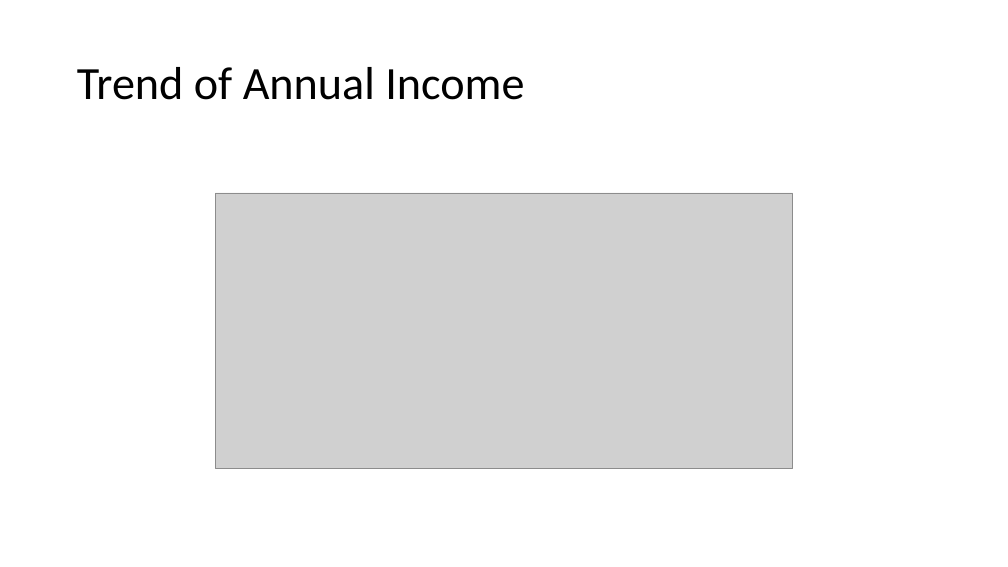
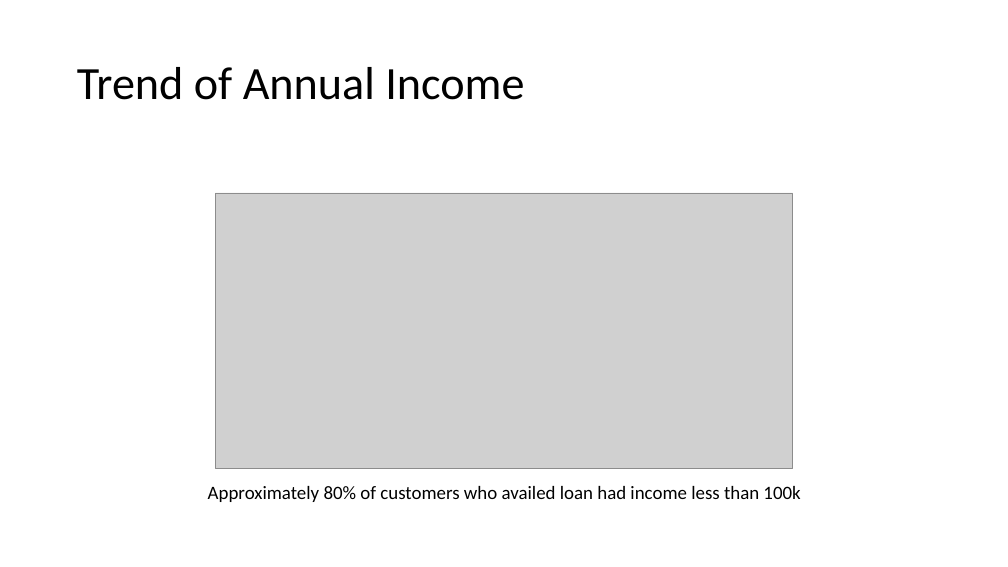
Before and after one commit to vjereme/Lending_Club_CaseStudy, a slide deck: slide 10 of Lending_Club_CaseStudy_Syed_Jereme.pptx (slide 12 before the commit). Drawn at 1008x567 pixels with LibreOffice and Linux fonts; fonts in the diff are those of the drawing; grey boxes stand for pictures. Boxes give left, top, right and bottom in pixels: in the first picture for what was removed or moved away, otherwise in the second. Text is boxed around its words. In the diff, an @@ line names an element or a change of style, - is before the commit and + after.

```diff
--- a/Lending_Club_CaseStudy_Syed_Jereme.pptx
+++ b/Lending_Club_CaseStudy_Syed_Jereme.pptx
@@ text added at [208, 486, 800, 502], 18 pt, text #000000 @@
+Approximately 80% of customers who availed loan had income less than 100k
```
Also in this commit, not shown: 8 other slides changed, 10 slides added, 3 slides removed.
